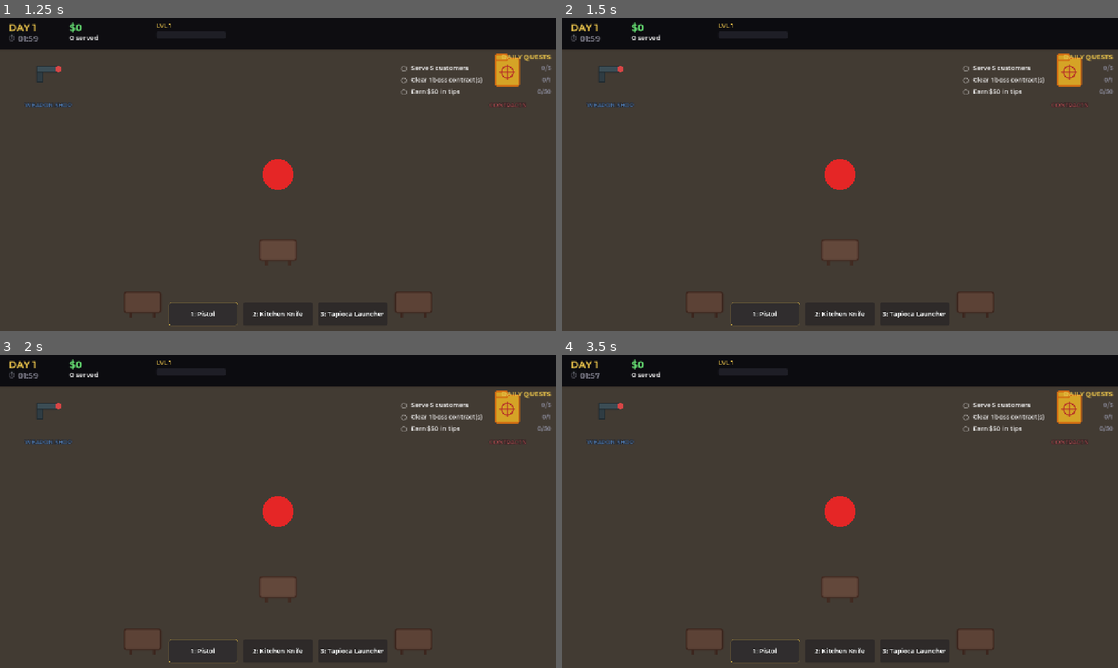
Above: before the commit, frames 1-4 (two rows, left to right).
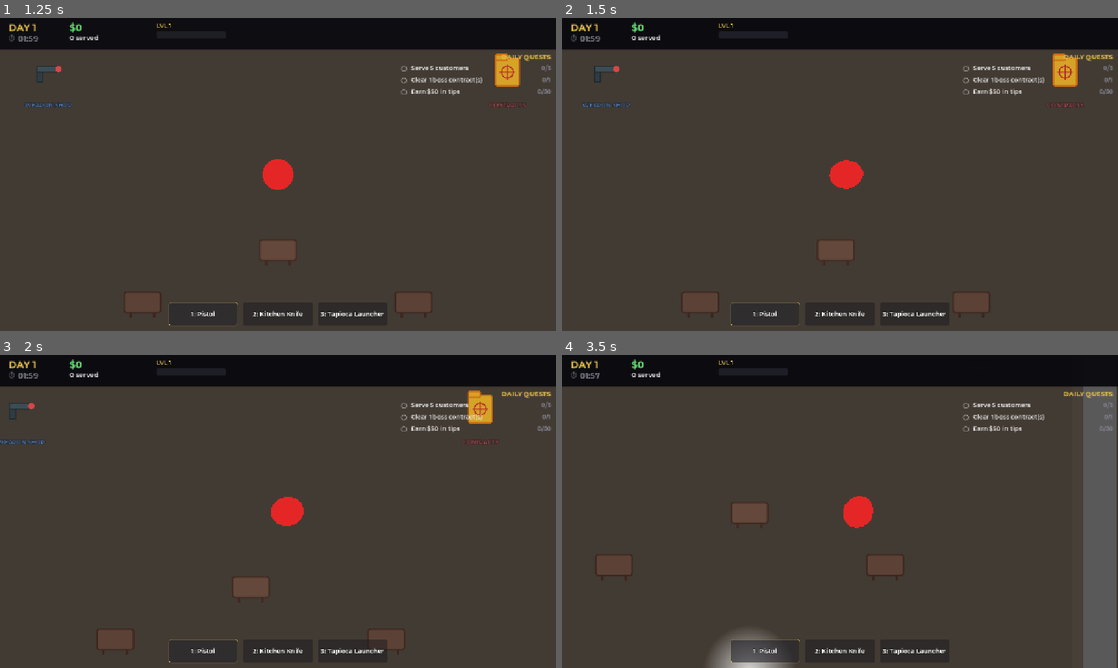
Above: after the commit, the same moments.

Repository: coyote321/BobaGame
Game: Godot game, scene res://Scenes/MainMenu.tscn
The game is run twice, just before and just after one commit, with the same random seed, the same clock (stepped at 60 frames per second) and the same inputs. Sound files missing from this copy of the repository are replaced by a short silence.
Inputs (mouse positions are in pixels of both pictures, inside the frame that each line leads up to):
- Up to frame 1 (1.25 s): click "PLAY" at 0.5 s
- Up to frame 2 (1.5 s): tap Enter at 1.25 s; move the mouse to (962, 158) at 1.27 s; hold D (move_right) from 1.28 s (still down); hold Right mouse button (aim) from 1.28 s (still down); tap G (ability) at 1.35 s; click (962, 158) at 1.42 s
- Up to frame 3 (2 s): keep holding D (move_right); keep holding Right mouse button (aim)
- Up to frame 4 (3.5 s): move the mouse to (728, 527) at 2.02 s; release D (move_right) at 2.03 s; release Right mouse button (aim) at 2.03 s; hold S (move_down) 2.03-2.78 s; right-click (728, 527) at 2.1 s; click (728, 527) at 2.3 s; move the mouse to (895, 442) at 2.77 s; press the mouse at (895, 442) at 2.78 s; hold D (move_right) from 2.78 s (still down); tap Ctrl (crouch) at 3.05 s

Frame 1 is identical in both runs. In frame 2, 0.9% of the frame differs, in the area x 3-95%, y 11-94%; in frame 3, 3.1%; in frame 4, 9.6%, in the area x 4-100%, y 10-100%.
Error before the commit: Parse Error: Identifier "JoystickCursor" not declared in the current scope. (res://Scripts/PlayerController.gd:62)

Commit message:
controller

Diff:
--- a/Scripts/GameManager.gd
+++ b/Scripts/GameManager.gd
@@ -207,7 +207,6 @@
 func _ready():
 	print("GameManager initialized")
 	_setup_audio_buses()
-	setup_inputs()
 	generate_daily_quests()
 
 func _unhandled_input(event: InputEvent) -> void:
@@ -247,104 +246,6 @@
 	else:
 		AudioServer.set_bus_mute(bus_idx, false)
 		AudioServer.set_bus_volume_db(bus_idx, linear_to_db(value / 100.0))
-
-func setup_inputs():
-	var actions = {
-		"move_up": KEY_W,
-		"move_down": KEY_S,
-		"move_left": KEY_A,
-		"move_right": KEY_D,
-		"sprint": KEY_SHIFT,
-		"crouch": KEY_CTRL,
-		"pause": KEY_ESCAPE,
-		"weapon_1": KEY_1,
-		"weapon_2": KEY_2,
-		"weapon_3": KEY_3,
-		"ability": KEY_G,
-		"interact": KEY_E
-	}
-
-	for action in actions:
-		if not InputMap.has_action(action):
-			InputMap.add_action(action)
-			var ev = InputEventKey.new()
-			ev.physical_keycode = actions[action]
-			InputMap.action_add_event(action, ev)
-
-
-	if not InputMap.has_action("aim"):
-		InputMap.add_action("aim")
-		var ev_aim = InputEventMouseButton.new()
-		ev_aim.button_index = MOUSE_BUTTON_RIGHT
-		InputMap.action_add_event("aim", ev_aim)
-
-	if not InputMap.has_action("attack"):
-		InputMap.add_action("attack")
-		var ev_atk = InputEventMouseButton.new()
-		ev_atk.button_index = MOUSE_BUTTON_LEFT
-		InputMap.action_add_event("attack", ev_atk)
-
-	_ensure_joypad_bindings()
-
-func _ensure_joypad_bindings() -> void:
-	# Xbox/Joypad bindings: add once if missing from any action.
-	# Axis constants: 0/1 = left stick X/Y, 2/3 = right stick X/Y, 4 = LT, 5 = RT.
-	# Button constants (Godot JoyButton): 0=A 1=B 2=X 3=Y 4=Back 6=Start
-	#   7=L3 8=R3 9=LB 10=RB 11=DPAD_UP 12=DPAD_DOWN 13=DPAD_LEFT 14=DPAD_RIGHT
-	var axis_map := {
-		"move_up":    [{"axis": 1, "value": -1.0}],
-		"move_down":  [{"axis": 1, "value":  1.0}],
-		"move_left":  [{"axis": 0, "value": -1.0}],
-		"move_right": [{"axis": 0, "value":  1.0}],
-		"aim":        [{"axis": 4, "value":  1.0}],
-		"attack":     [{"axis": 5, "value":  1.0}],
-	}
-	var button_map := {
-		"move_up":    [11],
-		"move_down":  [12],
-		"move_left":  [13],
-		"move_right": [14],
-		"sprint":     [3, 7],
-		"crouch":     [1],
-		"interact":   [0],
-		"ability":    [2],
-		"weapon_1":   [9],
-		"weapon_2":   [10],
-		"weapon_3":   [8],
-		"pause":      [6, 4],
-	}
-
-	for action in axis_map.keys():
-		if not InputMap.has_action(action):
-			continue
-		for cfg in axis_map[action]:
-			if not _action_has_joy_axis(action, cfg.axis, cfg.value):
-				var ev := InputEventJoypadMotion.new()
-				ev.axis = cfg.axis
-				ev.axis_value = cfg.value
-				InputMap.action_add_event(action, ev)
-
-	for action in button_map.keys():
-		if not InputMap.has_action(action):
-			continue
-		for btn in button_map[action]:
-			if not _action_has_joy_button(action, btn):
-				var ev := InputEventJoypadButton.new()
-				ev.button_index = btn
-				InputMap.action_add_event(action, ev)
-
-func _action_has_joy_button(action: String, btn: int) -> bool:
-	for ev in InputMap.action_get_events(action):
-		if ev is InputEventJoypadButton and ev.button_index == btn:
-			return true
-	return false
-
-func _action_has_joy_axis(action: String, axis: int, value: float) -> bool:
-	for ev in InputMap.action_get_events(action):
-		if ev is InputEventJoypadMotion and ev.axis == axis and sign(ev.axis_value) == sign(value):
-			return true
-	return false
-
 
 func add_xp(amount: int):
 	xp += amount
--- /dev/null
+++ b/Scripts/JoystickCursor.gd
@@ -0,0 +1,79 @@
+extends Node
+
+# Moves the OS mouse cursor with an analog stick. Bindings come from the
+# Input Map (Project Settings -> Input Map):
+#   move_left/right/up/down  -> left stick (used in menus to move cursor)
+#   aim_left/right/up/down   -> right stick (used in gameplay to move cursor)
+#
+# When the game is paused or there is no active player (main menu, end
+# screen, etc.) the LEFT stick drives the cursor so menus are easy to
+# navigate. During gameplay the LEFT stick is reserved for movement and
+# the RIGHT stick drives the cursor (so it doubles as aim).
+
+@export var cursor_speed: float = 900.0
+@export var sensitivity_curve: float = 1.5
+
+func _ready() -> void:
+	# Keep moving the cursor while the game is paused (pause menu).
+	process_mode = Node.PROCESS_MODE_ALWAYS
+
+func _process(delta: float) -> void:
+	if is_menu_active() and Input.is_action_just_pressed("menu_select"):
+		_left_click_at_cursor()
+
+	var stick := _get_active_stick()
+	if stick == Vector2.ZERO:
+		return
+
+	var magnitude: float = pow(clamp(stick.length(), 0.0, 1.0), sensitivity_curve)
+	var move: Vector2 = stick.normalized() * magnitude * cursor_speed * delta
+
+	var viewport := get_viewport()
+	if viewport == null:
+		return
+	var new_pos := viewport.get_mouse_position() + move
+	var size := viewport.get_visible_rect().size
+	new_pos.x = clamp(new_pos.x, 0.0, size.x - 1.0)
+	new_pos.y = clamp(new_pos.y, 0.0, size.y - 1.0)
+	viewport.warp_mouse(new_pos)
+
+func _get_active_stick() -> Vector2:
+	if is_menu_active():
+		return Input.get_vector("move_left", "move_right", "move_up", "move_down")
+	return Input.get_vector("aim_left", "aim_right", "aim_up", "aim_down")
+
+func is_menu_active() -> bool:
+	var tree := get_tree()
+	if tree == null:
+		return true
+	if tree.paused:
+		return true
+
+	var viewport := get_viewport()
+	if viewport and viewport.gui_get_focus_owner():
+		return true
+
+	var scene := tree.current_scene
+	if scene and scene.has_method("_is_any_panel_open") and scene._is_any_panel_open():
+		return true
+
+	# No player in the scene means we're on a menu / end screen.
+	return tree.get_first_node_in_group("player") == null
+
+func _left_click_at_cursor() -> void:
+	var viewport := get_viewport()
+	if viewport == null:
+		return
+
+	var pos := viewport.get_mouse_position()
+	_push_mouse_button(viewport, pos, true)
+	_push_mouse_button(viewport, pos, false)
+
+func _push_mouse_button(viewport: Viewport, pos: Vector2, pressed: bool) -> void:
+	var event := InputEventMouseButton.new()
+	event.button_index = MOUSE_BUTTON_LEFT
+	event.pressed = pressed
+	event.position = pos
+	event.global_position = pos
+	event.factor = 1.0
+	viewport.push_input(event, true)
--- a/Scripts/MainMenu.gd
+++ b/Scripts/MainMenu.gd
@@ -102,7 +102,7 @@
 	_add_slider(vbox, "MUSIC VOLUME", "Music")
 
 	var controls := Label.new()
-	controls.text = "KB/M: WASD Move | Shift Sprint | Ctrl Crouch | E Interact\n1/2/3 Weapons | G Ability | LMB Attack | RMB Aim | Esc Pause\nXbox: L-Stick Move | R-Stick Aim | RT Shoot | LT Aim\nA Interact | B Crouch | X Ability | Y Sprint\nLB/RB/R3 Weapons | Start Pause"
+	controls.text = "KB/M: WASD Move | Shift Sprint | Ctrl Crouch | E Interact\n1/2/3 or Q/R Weapons | G Ability | LMB Attack | RMB Aim | Esc Pause\nXbox: L-Stick Move (moves cursor in menus) | R-Stick Aim\nRT or Y Shoot | LT Aim | A Use/Select | B Crouch | X Ability\nL3 Sprint | LB/RB Cycle Weapon | Start Pause"
 	controls.add_theme_font_size_override("font_size", 11)
 	controls.add_theme_color_override("font_color", Color(0.5, 0.5, 0.5))
 	vbox.add_child(controls)
--- a/Scripts/PauseMenu.gd
+++ b/Scripts/PauseMenu.gd
@@ -138,7 +138,7 @@
 	_add_slider(vbox, "MUSIC VOLUME", "Music")
 
 	var controls_label := Label.new()
-	controls_label.text = "KB/M: WASD Move | Shift Sprint | Ctrl Crouch | E Interact\n1/2/3 Weapons | G Ability | LMB Attack | RMB Aim | Esc Pause\nXbox: L-Stick Move | R-Stick Aim | RT Shoot | LT Aim\nA Interact | B Crouch | X Ability | Y Sprint\nLB/RB/R3 Weapons | Start Pause"
+	controls_label.text = "KB/M: WASD Move | Shift Sprint | Ctrl Crouch | E Interact\n1/2/3 or Q/R Weapons | G Ability | LMB Attack | RMB Aim | Esc Pause\nXbox: L-Stick Move (moves cursor in menus) | R-Stick Aim\nRT or Y Shoot | LT Aim | A Use/Select | B Crouch | X Ability\nL3 Sprint | LB/RB Cycle Weapon | Start Pause"
 	controls_label.add_theme_font_size_override("font_size", 11)
 	controls_label.add_theme_color_override("font_color", Color(0.5, 0.5, 0.55))
 	controls_label.horizontal_alignment = HORIZONTAL_ALIGNMENT_CENTER
--- a/project.godot
+++ b/project.godot
@@ -19,6 +19,7 @@
 
 GameManager="*res://Scripts/GameManager.gd"
 PauseMenu="*res://Scenes/PauseMenu.tscn"
+JoystickCursor="*res://Scripts/JoystickCursor.gd"
 
 [display]
 
@@ -35,10 +36,10 @@
 [input]
 
 move_up={
-"deadzone": 0.2,
+"deadzone": 0.5,
 "events": [Object(InputEventKey,"resource_local_to_scene":false,"resource_name":"","device":0,"window_id":0,"alt_presse …(189 unchanged characters)…
 , Object(InputEventJoypadMotion,"resource_local_to_scene":false,"resource_name":"","device":-1,"axis":1,"axis_value":-1.0,"script":null)
-, Object(InputEventJoypadButton,"resource_local_to_scene":false,"resource_name":"","device":-1,"button_index":11,"pressure":0.0,"pressed":false,"script":null)
+, Object(InputEventJoypadButton,"resource_local_to_scene":false,"resource_name":"","device":-1,"button_index":11,"pressure":0.0,"pressed":true,"script":null)
 ]
 }
 move_down={
@@ -66,7 +67,6 @@
 "deadzone": 0.5,
 "events": [Object(InputEventKey,"resource_local_to_scene":false,"resource_name":"","device":0,"window_id":0,"alt_presse …(194 unchanged characters)…
 , Object(InputEventJoypadButton,"resource_local_to_scene":false,"resource_name":"","device":-1,"button_index":7,"pressure":0.0,"pressed":false,"script":null)
-, Object(InputEventJoypadButton,"resource_local_to_scene":false,"resource_name":"","device":-1,"button_index":3,"pressure":0.0,"pressed":false,"script":null)
 ]
 }
 crouch={
@@ -81,28 +81,14 @@
 , Object(InputEventJoypadMotion,"resource_local_to_scene":false,"resource_name":"","device":-1,"axis":4,"axis_value":1.0,"script":null)
 ]
 }
-attack={
-"deadzone": 0.3,
-"events": [Object(InputEventMouseButton,"resource_local_to_scene":false,"resource_name":"","device":-1,"window_id":0,"alt_pressed":false,"shift_pressed":false,"ctrl_pressed":false,"meta_pressed":false,"button_mask":0,"position":Vector2(0, 0),"global_position":Vector2(0, 0),"factor":1.0,"button_index":1,"canceled":false,"pressed":false,"double_click":false,"script":null)
-, Object(InputEventJoypadMotion,"resource_local_to_scene":false,"resource_name":"","device":-1,"axis":5,"axis_value":1.0,"script":null)
-]
-}
 weapon_1={
 "deadzone": 0.5,
 "events": [Object(InputEventKey,"resource_local_to_scene":false,"resource_name":"","device":0,"window_id":0,"alt_presse …(189 unchanged characters)…
-, Object(InputEventJoypadButton,"resource_local_to_scene":false,"resource_name":"","device":-1,"button_index":9,"pressure":0.0,"pressed":false,"script":null)
 ]
 }
 weapon_2={
 "deadzone": 0.5,
 "events": [Object(InputEventKey,"resource_local_to_scene":false,"resource_name":"","device":0,"window_id":0,"alt_presse …(189 unchanged characters)…
-, Object(InputEventJoypadButton,"resource_local_to_scene":false,"resource_name":"","device":-1,"button_index":10,"pressure":0.0,"pressed":false,"script":null)
-]
-}
-weapon_3={
-"deadzone": 0.5,
-"events": [Object(InputEventKey,"resource_local_to_scene":false,"resource_name":"","device":0,"window_id":0,"alt_pressed":false,"shift_pressed":false,"ctrl_pressed":false,"meta_pressed":false,"pressed":false,"keycode":0,"physical_keycode":51,"key_label":0,"unicode":0,"location":0,"echo":false,"script":null)
-, Object(InputEventJoypadButton,"resource_local_to_scene":false,"resource_name":"","device":-1,"button_index":8,"pressure":0.0,"pressed":false,"script":null)
 ]
 }
 ability={
@@ -117,11 +103,60 @@
 , Object(InputEventJoypadButton,"resource_local_to_scene":false,"resource_name":"","device":-1,"button_index":0,"pressure":0.0,"pressed":false,"script":null)
 ]
 }
+menu_select={
+"deadzone": 0.5,
+"events": [Object(InputEventJoypadButton,"resource_local_to_scene":false,"resource_name":"","device":-1,"button_index":0,"pressure":0.0,"pressed":false,"script":null)
+]
+}
+attack={
+"deadzone": 0.3,
+"events": [Object(InputEventMouseButton,"resource_local_to_scene":false,"resource_name":"","device":-1,"window_id":0,"alt_pressed":false,"shift_pressed":false,"ctrl_pressed":false,"meta_pressed":false,"button_mask":0,"position":Vector2(0, 0),"global_position":Vector2(0, 0),"factor":1.0,"button_index":1,"canceled":false,"pressed":false,"double_click":false,"script":null)
+, Object(InputEventJoypadMotion,"resource_local_to_scene":false,"resource_name":"","device":-1,"axis":5,"axis_value":1.0,"script":null)
+, Object(InputEventJoypadButton,"resource_local_to_scene":false,"resource_name":"","device":-1,"button_index":3,"pressure":0.0,"pressed":false,"script":null)
+]
+}
+weapon_3={
+"deadzone": 0.5,
+"events": [Object(InputEventKey,"resource_local_to_scene":false,"resource_name":"","device":0,"window_id":0,"alt_pressed":false,"shift_pressed":false,"ctrl_pressed":false,"meta_pressed":false,"pressed":false,"keycode":0,"physical_keycode":51,"key_label":0,"unicode":0,"location":0,"echo":false,"script":null)
+]
+}
+weapon_prev={
+"deadzone": 0.5,
+"events": [Object(InputEventKey,"resource_local_to_scene":false,"resource_name":"","device":0,"window_id":0,"alt_pressed":false,"shift_pressed":false,"ctrl_pressed":false,"meta_pressed":false,"pressed":false,"keycode":0,"physical_keycode":81,"key_label":0,"unicode":0,"location":0,"echo":false,"script":null)
+, Object(InputEventJoypadButton,"resource_local_to_scene":false,"resource_name":"","device":-1,"button_index":9,"pressure":0.0,"pressed":false,"script":null)
+]
+}
+weapon_next={
+"deadzone": 0.5,
+"events": [Object(InputEventKey,"resource_local_to_scene":false,"resource_name":"","device":0,"window_id":0,"alt_pressed":false,"shift_pressed":false,"ctrl_pressed":false,"meta_pressed":false,"pressed":false,"keycode":0,"physical_keycode":82,"key_label":0,"unicode":0,"location":0,"echo":false,"script":null)
+, Object(InputEventJoypadButton,"resource_local_to_scene":false,"resource_name":"","device":-1,"button_index":10,"pressure":0.0,"pressed":false,"script":null)
+]
+}
 pause={
 "deadzone": 0.5,
 "events": [Object(InputEventKey,"resource_local_to_scene":false,"resource_name":"","device":0,"window_id":0,"alt_presse …(194 unchanged characters)…
 , Object(InputEventJoypadButton,"resource_local_to_scene":false,"resource_name":"","device":-1,"button_index":6,"pressure":0.0,"pressed":false,"script":null)
 , Object(InputEventJoypadButton,"resource_local_to_scene":false,"resource_name":"","device":-1,"button_index":4,"pressure":0.0,"pressed":false,"script":null)
+]
+}
+aim_left={
+"deadzone": 0.25,
+"events": [Object(InputEventJoypadMotion,"resource_local_to_scene":false,"resource_name":"","device":-1,"axis":2,"axis_value":-1.0,"script":null)
+]
+}
+aim_right={
+"deadzone": 0.25,
+"events": [Object(InputEventJoypadMotion,"resource_local_to_scene":false,"resource_name":"","device":-1,"axis":2,"axis_value":1.0,"script":null)
+]
+}
+aim_up={
+"deadzone": 0.25,
+"events": [Object(InputEventJoypadMotion,"resource_local_to_scene":false,"resource_name":"","device":-1,"axis":3,"axis_value":-1.0,"script":null)
+]
+}
+aim_down={
+"deadzone": 0.25,
+"events": [Object(InputEventJoypadMotion,"resource_local_to_scene":false,"resource_name":"","device":-1,"axis":3,"axis_value":1.0,"script":null)
 ]
 }
 
Not shown: 1 places in Scenes/Customer.tscn that only renumber resources
Not shown, added: Scripts/JoystickCursor.gd.uid
